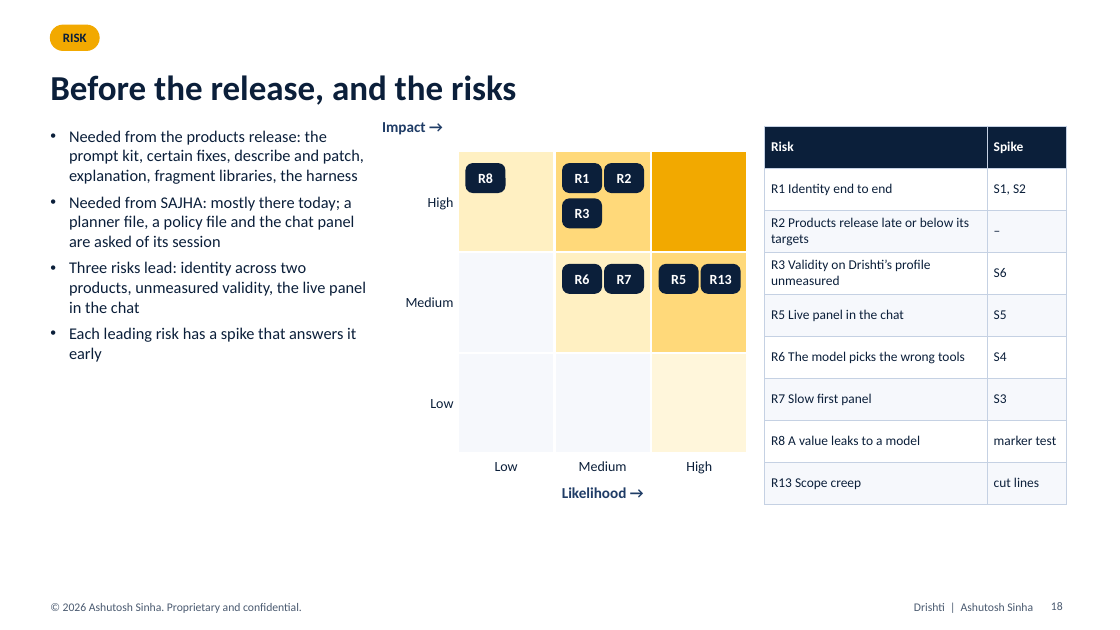
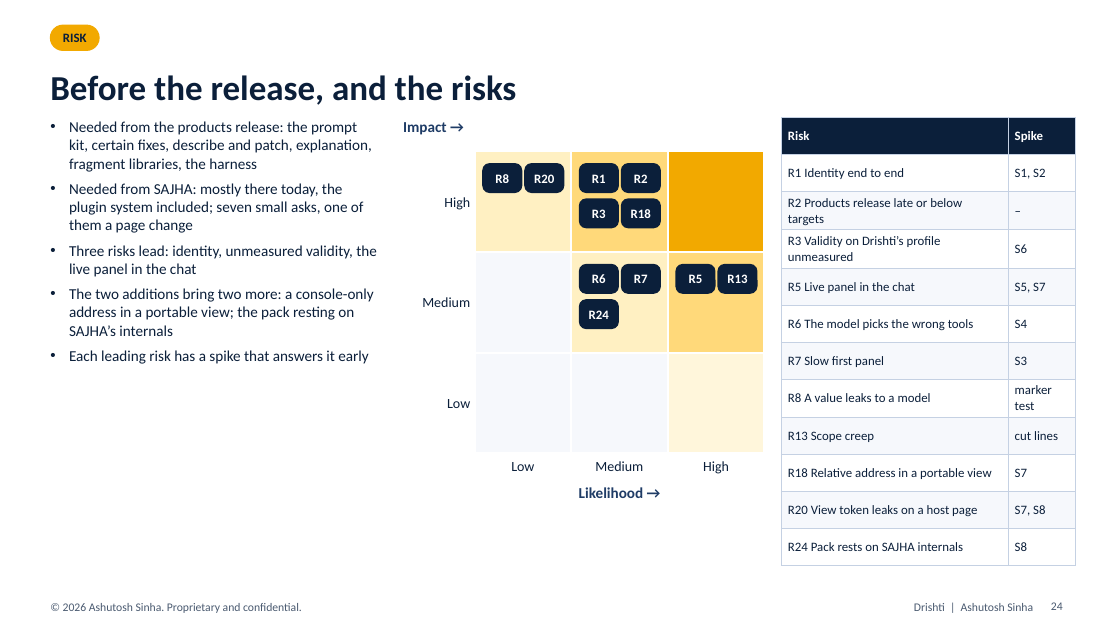
Before and after one commit to ajsinha/drishti, a slide deck: slide 24 of docs/plans/I9_GENUI_SAJHA.pptx (slide 18 before the commit). Drawn at 1120x630 pixels with LibreOffice and Linux fonts; fonts in the diff are those of the drawing. Boxes give left, top, right and bottom in pixels: in the first picture for what was removed or moved away, otherwise in the second. Text is boxed around its words. In the diff, an @@ line names an element or a change of style, - is before the commit and + after.

Commit message:
i9 GenUI deck rebuilt from the amended outline: tool pack, portable views, GD1-GD22 with status (40 slides)

```diff
--- a/docs/plans/I9_GENUI_SAJHA.pptx
+++ b/docs/plans/I9_GENUI_SAJHA.pptx
@@ text "Needed from the products release: ...": place and size @@
-text "Needed from the products release: ..." at (69,130,366,362)
+text "Needed from the products release: ..." at (69,121,377,364)
@@ text "Impact →": place and size @@
-text "Impact →" at (382,122,426,135)
+text "Impact →" at (403,122,447,135)
@@ table at (781,118,1075,555) @@
-row 3, column 1: R2 Products release late or below its targets
+row 3, column 1: R2 Products release late or below targets
-row 5, column 2: S5
+row 5, column 2: S5, S7
+row 10: R18 Relative address in a portable view | S7
+row 11: R20 View token leaks on a host page | S7, S8
+row 12: R24 Pack rests on SAJHA internals | S8
@@ table: place and size @@
-table at (765,126,1067,493)
+table at (781,118,1075,555)
@@ text at (69,121,372,364): size 14 to 13 pt in "Needed from the products release: the prompt ...", "Each leading risk has a spike that ..." @@
@@ rounded rectangle: place and size @@
-rounded rectangle at (660,265,698,293)
+rounded rectangle at (483,164,522,192)
@@ rounded rectangle: place and size @@
-rounded rectangle at (702,265,740,293)
+rounded rectangle at (525,164,564,192)
@@ text added at (534,174,554,183), 11 pt, text #FFFFFF, bold @@
+R20
@@ text at (69,183,377,336): text changed; size 14 to 13 pt @@
-• Needed from SAJHA: mostly there today; a planner file, a policy file and the chat panel are asked of its session
-• Three risks lead: identity across two products, unmeasured validity, the live panel in the chat
+• Needed from SAJHA: mostly there today, the plugin system included; seven small asks, one of them a page change
+• Three risks lead: identity, unmeasured validity, the live panel in the chat
+• The two additions bring two more: a console-only address in a portable view; the pack resting on SAJHA’s internals
@@ rounded rectangle: place and size @@
-rounded rectangle at (466,164,505,192)
+rounded rectangle at (622,199,660,228)
@@ text added at (631,209,651,218), 11 pt, text #FFFFFF, bold @@
+R18
@@ rounded rectangle added at (580,265,618,293), fill #0B1F3A, outline #0B1F3A 1.25 pt @@
@@ rounded rectangle added at (622,265,660,293), fill #0B1F3A, outline #0B1F3A 1.25 pt @@
@@ rounded rectangle: place and size @@
-rounded rectangle at (563,265,602,293)
+rounded rectangle at (676,265,715,293)
@@ rounded rectangle: place and size @@
-rounded rectangle at (605,265,644,293)
+rounded rectangle at (718,265,757,293)
@@ 15 texts, 9 rectangles, 3 rounded rectangles: place and size @@
-15 texts, 9 rectangles, 3 rounded rectangles at (406,151,748,498)
+15 texts, 9 rectangles, 3 rounded rectangles at (422,151,765,498)
@@ size 12 to 11 pt in 8 elements at (592,174,606,183), (634,174,648,183), (592,209,606,218), (495,174,509,183), (592,274,606,283), (634,274,648,283), (689,274,703,283), (727,274,747,283) @@
@@ rounded rectangle added at (580,300,618,329), fill #0B1F3A, outline #0B1F3A 1.25 pt @@
@@ text added at (589,310,609,319), 11 pt, text #FFFFFF, bold @@
+R24
@@ page number at (1051,602,1063,610): text changed @@
-18
+24
```
Also in this commit, not shown: 19 other slides changed, 14 slides added.
